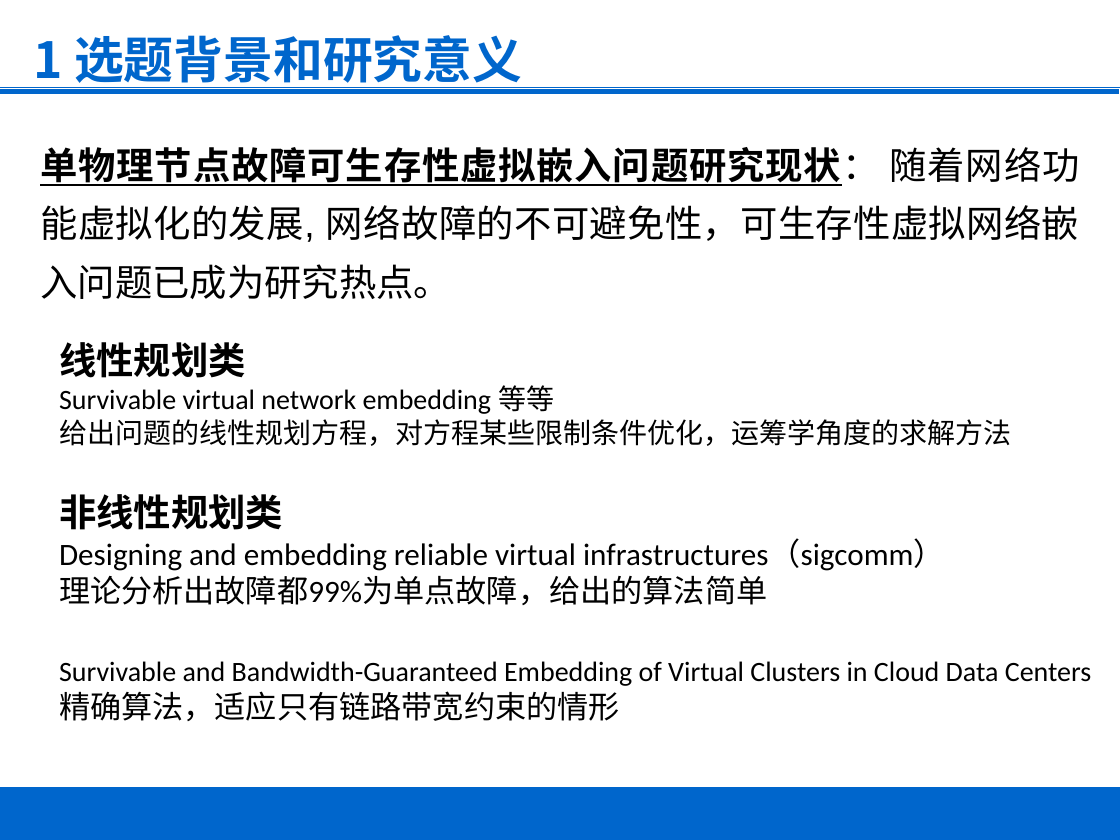
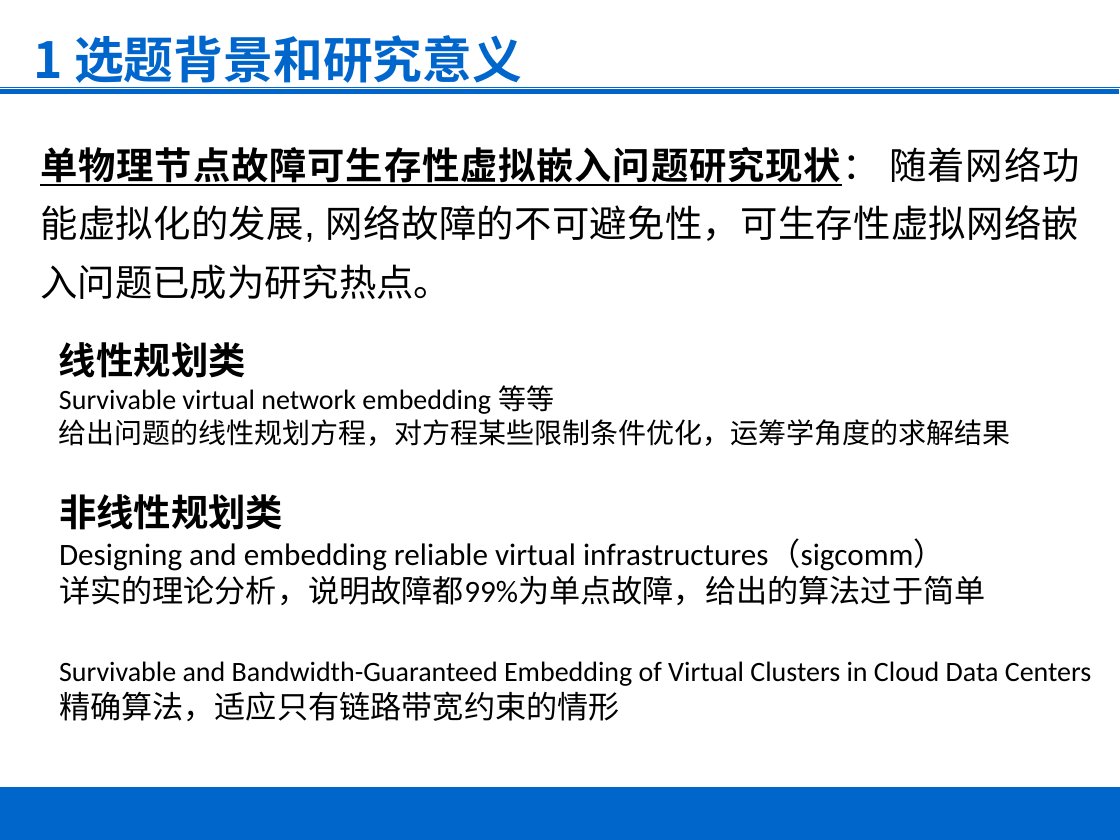
Before and after one commit to franztao/franztao.File.io, a slide deck: slide 6 of hnuthesis_master_v4.0/ppt/答辩2.0.pptx. Drawn at 1120x840 pixels with LibreOffice and Linux fonts; fonts in the diff are those of the drawing; background and template pictures are left out. Boxes give left, top, right and bottom in pixels: in the first picture for what was removed or moved away, otherwise in the second. Text is boxed around its words. In the diff, an @@ line names an element or a change of style, - is before the commit and + after.

```diff
--- a/hnuthesis_master_v4.0/ppt/答辩2.0.pptx
+++ b/hnuthesis_master_v4.0/ppt/答辩2.0.pptx
@@ text at bbox=[59, 419, 1011, 446]: text changed @@
-给出问题的线性规划方程，对方程某些限制条件优化，运筹学角度的求解方法
+给出问题的线性规划方程，对方程某些限制条件优化，运筹学角度的求解结果
@@ text at bbox=[59, 575, 986, 605]: text changed @@
-理论分析出故障都99%为单点故障，给出的算法简单
+详实的理论分析，说明故障都99%为单点故障，给出的算法过于简单
```
Also in this commit, not shown: 4 other slides changed, 21 other files.
